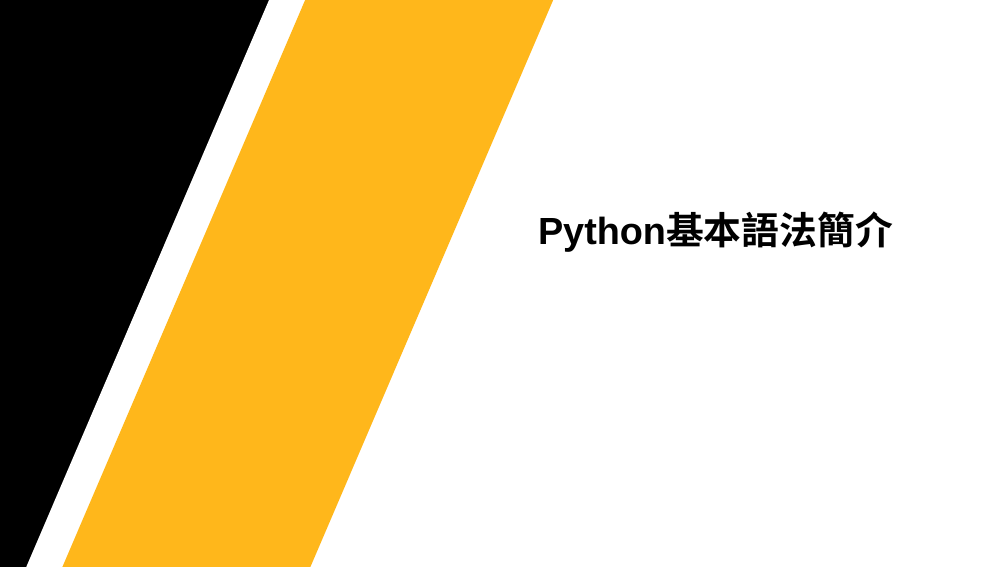
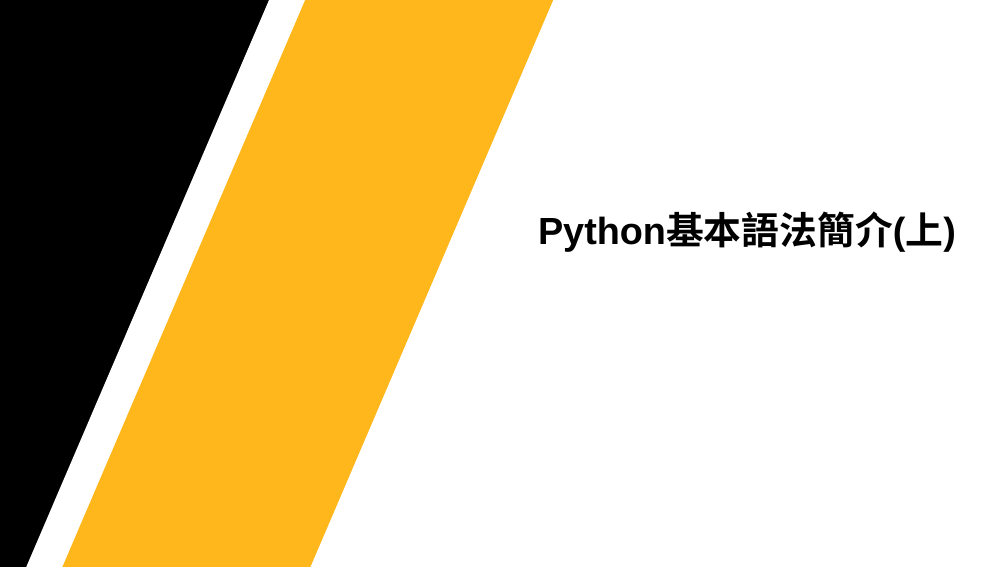
Before and after one commit to Jerrick-cheng/AEDT-Automation-Camp, a slide deck: slide 2 of 上課教材/Week2.pptx (slide 17 before the commit). Drawn at 1008x567 pixels with LibreOffice and Linux fonts; fonts in the diff are those of the drawing; background and template pictures are left out. Boxes give left, top, right and bottom in pixels: in the first picture for what was removed or moved away, otherwise in the second. Text is boxed around its words. In the diff, an @@ line names an element or a change of style, - is before the commit and + after.

```diff
--- a/上課教材/Week2.pptx
+++ b/上課教材/Week2.pptx
@@ text at box(538, 215, 956, 252): text changed @@
-Python基本語法簡介
+Python基本語法簡介(上)
```
Also in this commit, not shown: 1 slide added, 1 other file.
